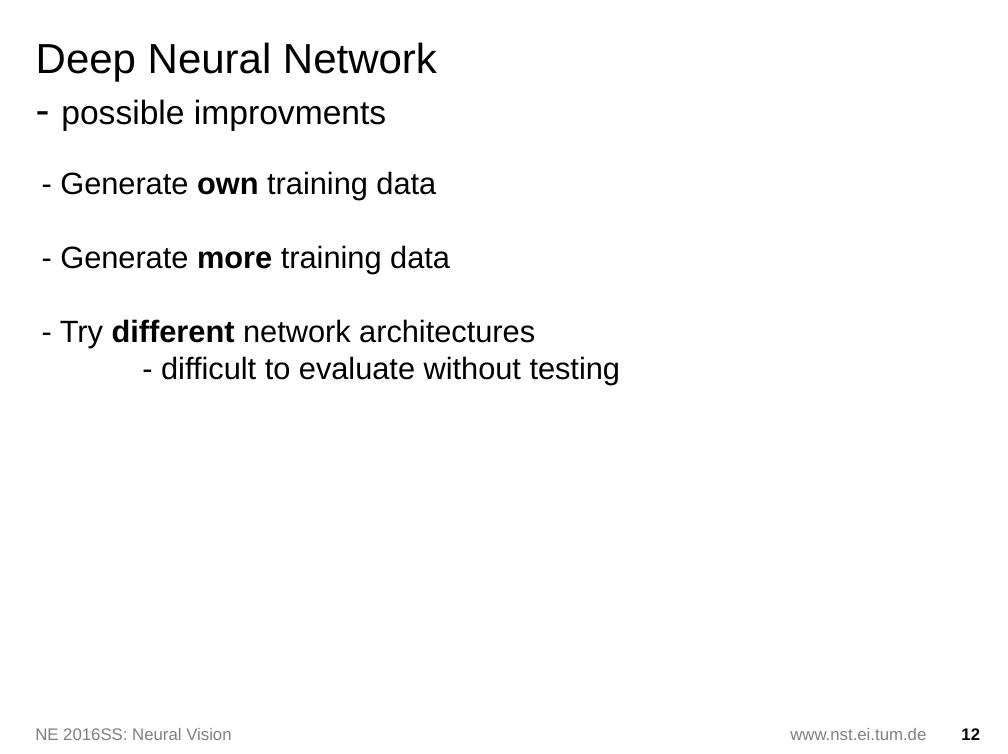
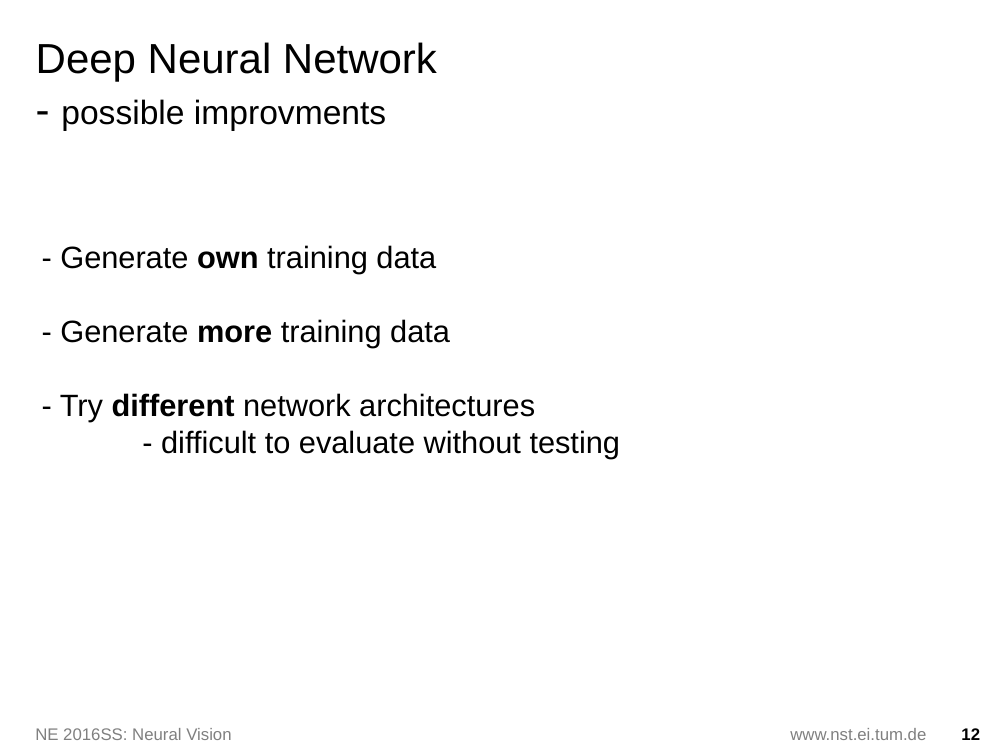
Before and after one commit to nimarb/torcs-autonomous-driving, a slide deck: slide 12 of 2nd_presi.odp. Drawn at 1008x754 pixels with LibreOffice and Linux fonts; fonts in the diff are those of the drawing; background and template pictures are left out. Boxes give left, top, right and bottom in pixels: in the first picture for what was removed or moved away, otherwise in the second. Text is boxed around its words. In the diff, an @@ line names an element or a change of style, - is before the commit and + after.

```diff
--- a/2nd_presi.odp
+++ b/2nd_presi.odp
@@ text "- Generate own training data": place and size @@
-text "- Generate own training data" at box(60, 171, 621, 384)
+text "- Generate own training data" at box(60, 245, 621, 458)
```
Also in this commit, not shown: 1 other slide changed, 2 slides removed, 1 other file.
